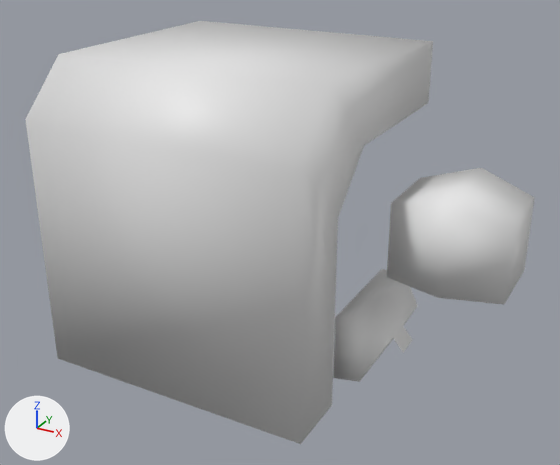
The Blender file 3D/mechs/upper/mech_upper_001.blend, before and after one commit.
Both versions are drawn from a camera (50 mm lens) standing at (3.21, -5.28, 3.66) and looking at (0.43, -0.22, 1.13). The lights are fixed; the arrows at lower left show +X, +Y and +Z. The same objects are shown in both versions, whatever each file hides.

Script lines for the objects in view, before the commit:
```python
me_cube_003 = bpy.data.meshes.new('Cube.003')
me_cube_003.from_pydata(...)  # 38 vertices, 32 faces; spans x -1.17..1.5, y -1.25..1.09, z 0.01..2.52
me_cube_003.polygons.foreach_set('use_smooth', [True] * 32)
me_cube_008 = bpy.data.meshes.new('Cube.008')
me_cube_008.from_pydata(...)  # 12 vertices, 10 faces; spans x 0.336..1.219, y -0.433..0.433, z -0.312..0.407
me_cube_008.polygons.foreach_set('use_smooth', [True] * 10)
ob_mech_upper_001_body = bpy.data.objects.new('mech_upper_001_body', me_cube_003)
ob_mech_upper_001_body.location = (0.0, 0.0, 0.0)
ob_mech_upper_001_shoulder = bpy.data.objects.new('mech_upper_001_shoulder', me_cube_008)
ob_mech_upper_001_shoulder.location = (1.059, 0.0, 1.311)
```
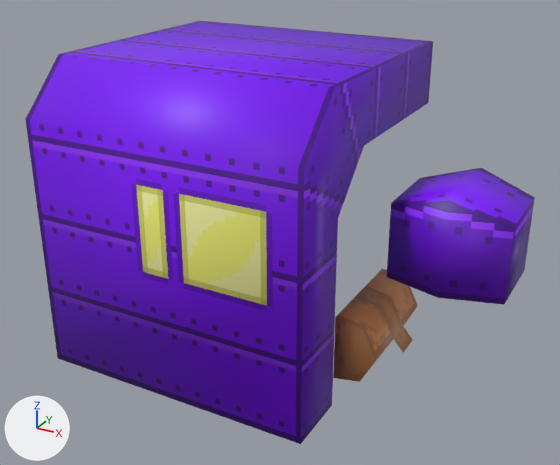
Pixel boxes (x1, y1, x2, y2) of what changed, in the pictures (560 x 465 px):
'mech_upper_001_body', recoloured, surface changed (grey to purple)
    both: (25, 21, 433, 444)
part 2 of me_cube_008, recoloured (grey to purple)
    both: (387, 168, 535, 305)

The edits, one by one:
Picture 'mech_upper_001_body' (img_mech_upper_001_body) is new.
Material 'Material' (mat_material) is new.
Its texture is img_mech_upper_001_body.
me_cube_003 has 38 vertices, 32 faces and spans x -1.17..1.5, y -1.25..1.09, z 0.01..2.52.
me_cube_003 is used by ob_mech_upper_001_body; location (0.0, 0.0, 0.0).
me_cube_003 part 1: texture (UV) coordinates of 32 of 32 faces, centred in x -1.17..1.46, y -1.25..1.09, z 0.01..2.52, changed; they spanned u 0.01..0.99, v 0.01..0.88 and now span u 0.02..0.73, v 0.02..0.82.
me_cube_003 now uses material mat_material (picture img_mech_upper_001_body).
me_cube_008 has 12 vertices, 10 faces and spans x 0.336..1.219, y -0.433..0.433, z -0.312..0.407.
me_cube_008 is used by ob_mech_upper_001_shoulder; location (1.059, 0.0, 1.311).
me_cube_008 part 2: 10 faces spanning x 0.336..1.219, y -0.433..0.433, z -0.312..0.407 switch from no material to mat_material (picture img_mech_upper_001_body).
